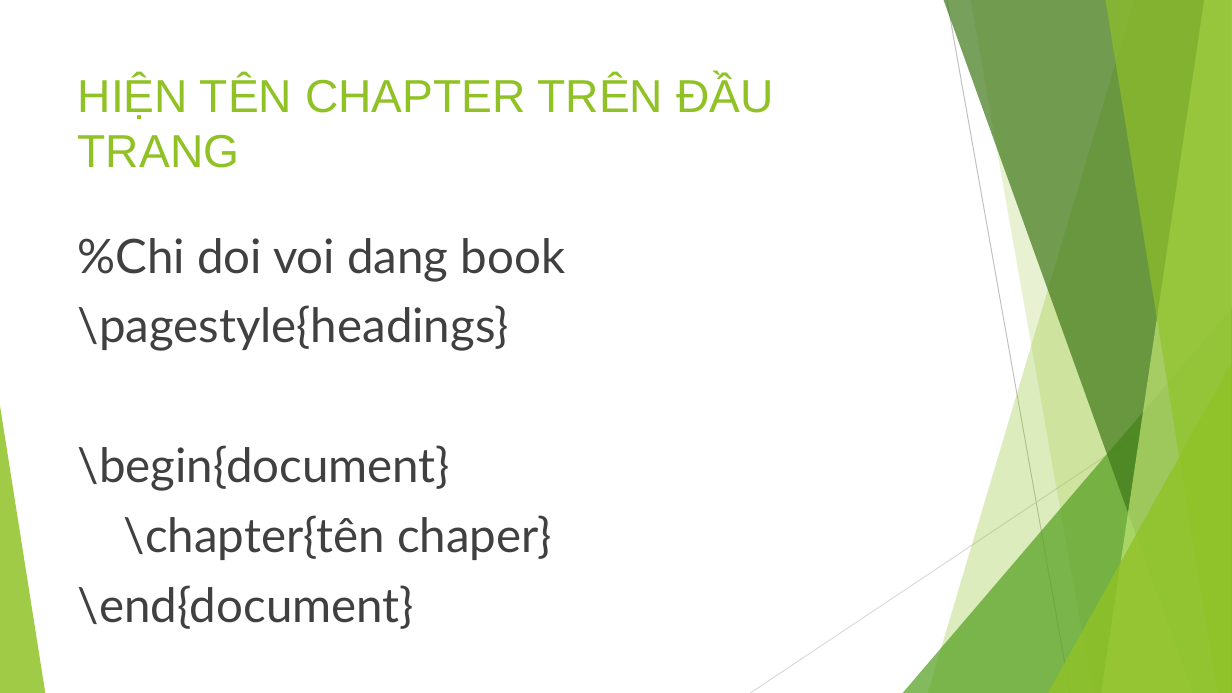
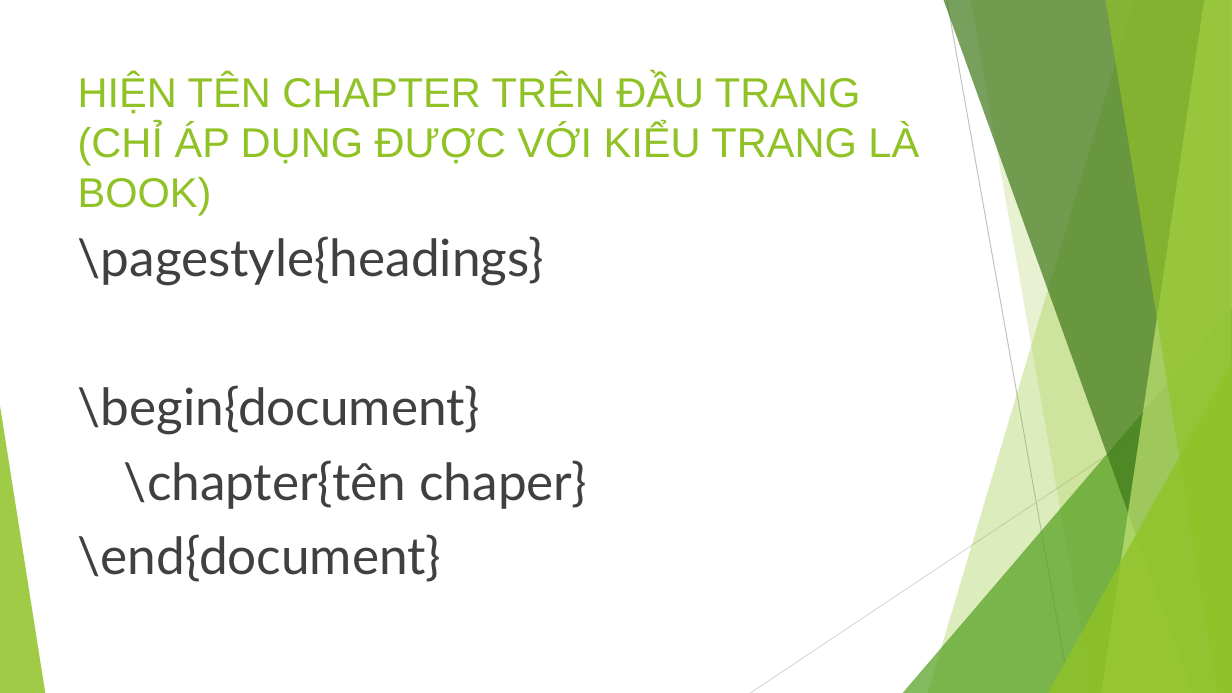
Before and after one commit to tientran0826/LaTeX, a slide deck: slide 26 of Bài 1/LATEX CƠ BẢN - Bài 1.pptx. Drawn at 1232x693 pixels with LibreOffice and Linux fonts; fonts in the diff are those of the drawing. Boxes give left, top, right and bottom in pixels: in the first picture for what was removed or moved away, otherwise in the second. Text is boxed around its words. In the diff, an @@ line names an element or a change of style, - is before the commit and + after.

Commit message:
update file

```diff
--- a/Bài 1/LATEX CƠ BẢN - Bài 1.pptx
+++ b/Bài 1/LATEX CƠ BẢN - Bài 1.pptx
@@ title at bbox=[78, 74, 919, 215]: text changed; size 36 to 32.4 pt @@
-HIỆN TÊN CHAPTER TRÊN ĐẦU TRANG
+HIỆN TÊN CHAPTER TRÊN ĐẦU TRANG (CHỈ ÁP DỤNG ĐƯỢC VỚI KIỂU TRANG LÀ BOOK)
@@ text "\pagestyle{headings}" at bbox=[78, 236, 586, 582]: size 37 to 40 pt @@
@@ text at bbox=[78, 238, 565, 282]: paragraph removed @@
-%Chi doi voi dang book
```
Also in this commit, not shown: 2 other slides changed.
